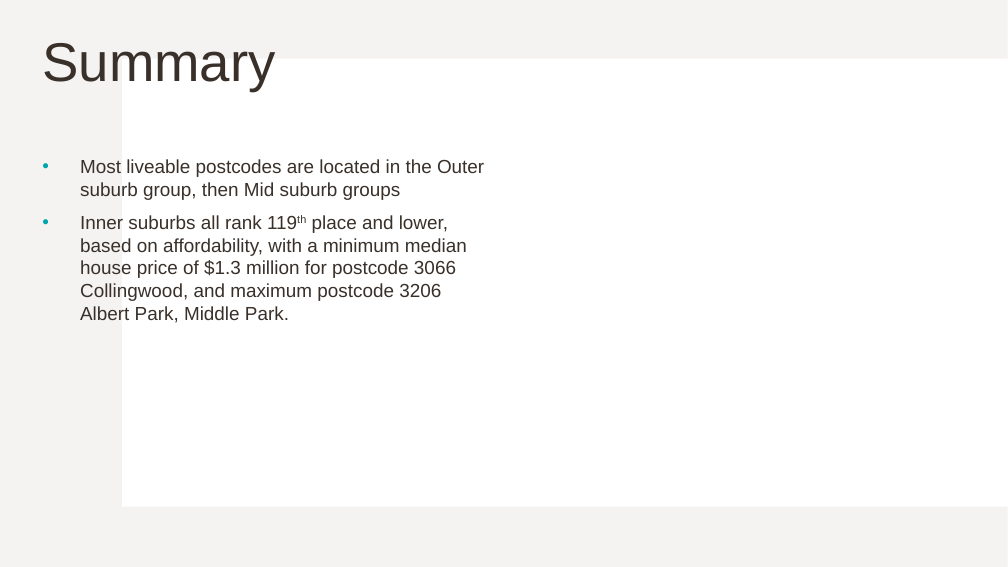
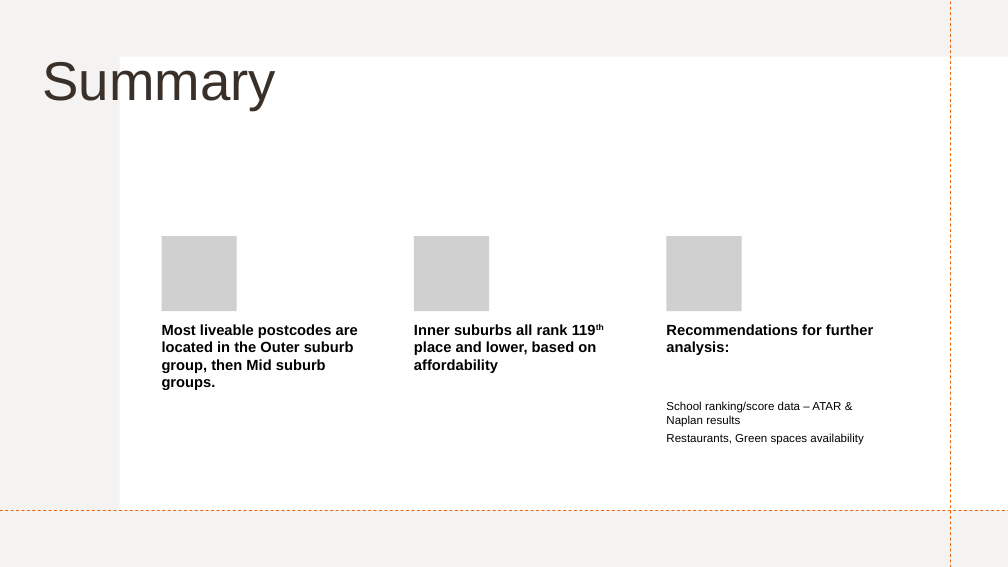
Before and after one commit to Kakhai1/bootcamp_project, a slide deck: slide 22 of Project 1 - Group 6 Slides_KT.pptx (slide 23 before the commit). Drawn at 1008x567 pixels with LibreOffice and Linux fonts; fonts in the diff are those of the drawing; grey boxes stand for pictures. Boxes give left, top, right and bottom in pixels: in the first picture for what was removed or moved away, otherwise in the second. Text is boxed around its words. In the diff, an @@ line names an element or a change of style, - is before the commit and + after.

```diff
--- a/Project 1 - Group 6 Slides_KT.pptx
+++ b/Project 1 - Group 6 Slides_KT.pptx
@@ rectangle removed at [0, 0, 1008, 567] @@
@@ rectangle added at [0, 0, 1008, 567], fill #FFFFFF @@
@@ rectangle added at [0, 0, 1008, 567], fill #E5DEDB at 35% opacity @@
@@ line added from (951, 567) to (951, 1), #E4650E 0.75 pt dashed @@
@@ title "Summary": place and size @@
-title "Summary" at [42, 43, 275, 91]
+title "Summary" at [42, 62, 275, 110]
@@ rectangle added at [119, 57, 1008, 510], fill #FFFFFF @@
@@ rectangle added at [123, 59, 1008, 508], fill #FFFFFF @@
@@ text removed at [80, 159, 484, 323] @@
-• Most liveable postcodes are located in the Outer suburb group, then Mid suburb groups
-• Inner suburbs all rank 119th place and lower, based on affordability, with a minimum median house price of $1.3 million for postcode 3066 Collingwood, and maximum postcode 3206 Albert Park, Middle Park.
@@ group added at [162, 236, 873, 445]: 4 texts, 3 pictures @@
+Most liveable postcodes are located in the Outer suburb group, then Mid suburb groups.
+Inner suburbs all rank 119th place and lower, based on affordability
+Recommendations for further analysis:
+School ranking/score data – ATAR & Naplan results
+Restaurants, Green spaces availability
@@ line added from (0, 510) to (1008, 510), #E4650E 0.75 pt dashed @@
```
Also in this commit, not shown: 9 other slides changed, 3 slides added, 4 slides removed.
